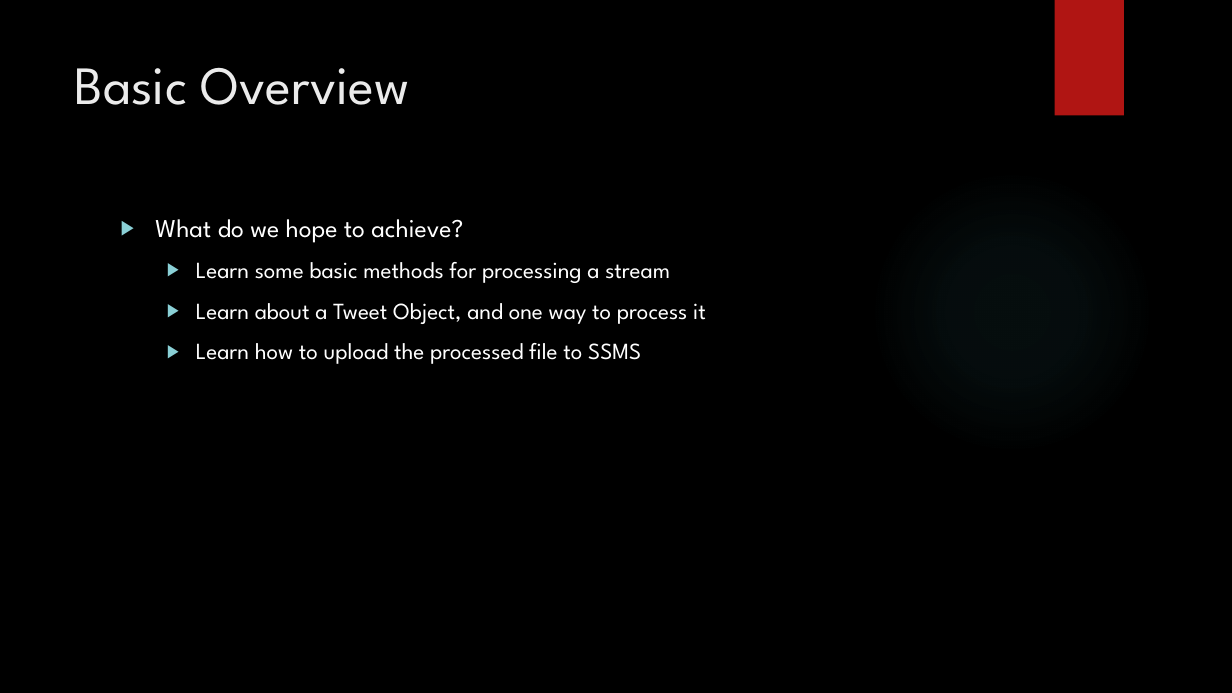
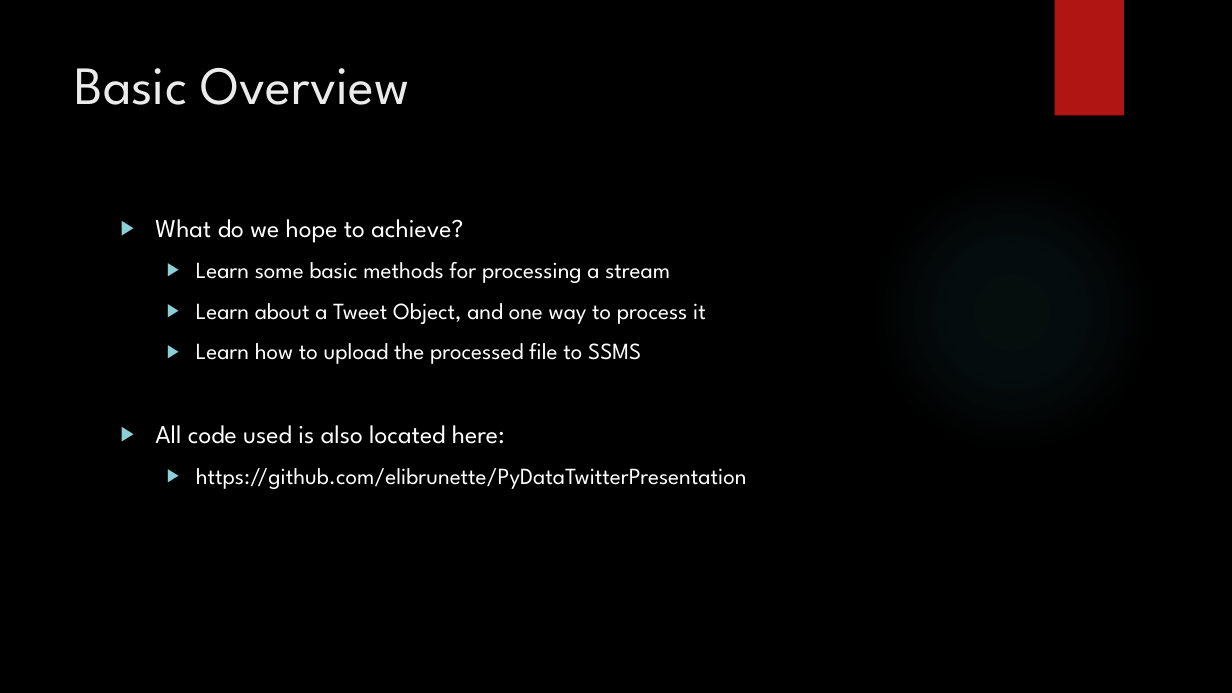
Before and after one commit to elibrunette/PyDataTwitterPresentation, a slide deck: slide 3 of TwitterStreamPresentation.pptx. Drawn at 1232x693 pixels with LibreOffice and Linux fonts; fonts in the diff are those of the drawing; background and template pictures are left out. Boxes give left, top, right and bottom in pixels: in the first picture for what was removed or moved away, otherwise in the second. Text is boxed around its words. In the diff, an @@ line names an element or a change of style, - is before the commit and + after.

Commit message:
Final Commit
Updated presentation and code

```diff
--- a/TwitterStreamPresentation.pptx
+++ b/TwitterStreamPresentation.pptx
@@ text at box(155, 425, 747, 489): paragraphs added @@
+▶ All code used is also located here:
+  ▶ https://github.com/elibrunette/PyDataTwitterPresentation
```
Also in this commit, not shown: 2 other slides changed, 1 slide added, 3 other files.
